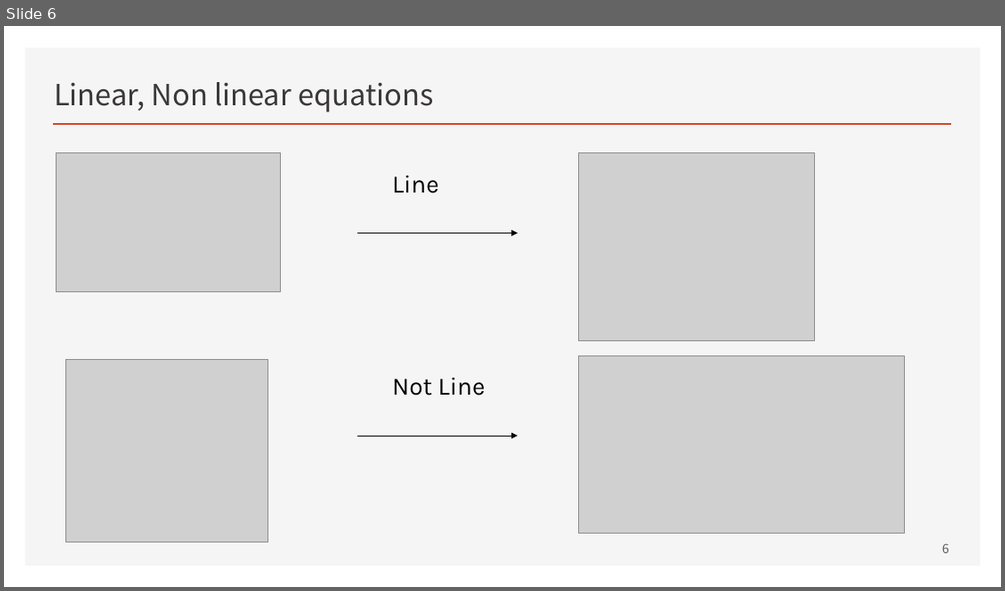
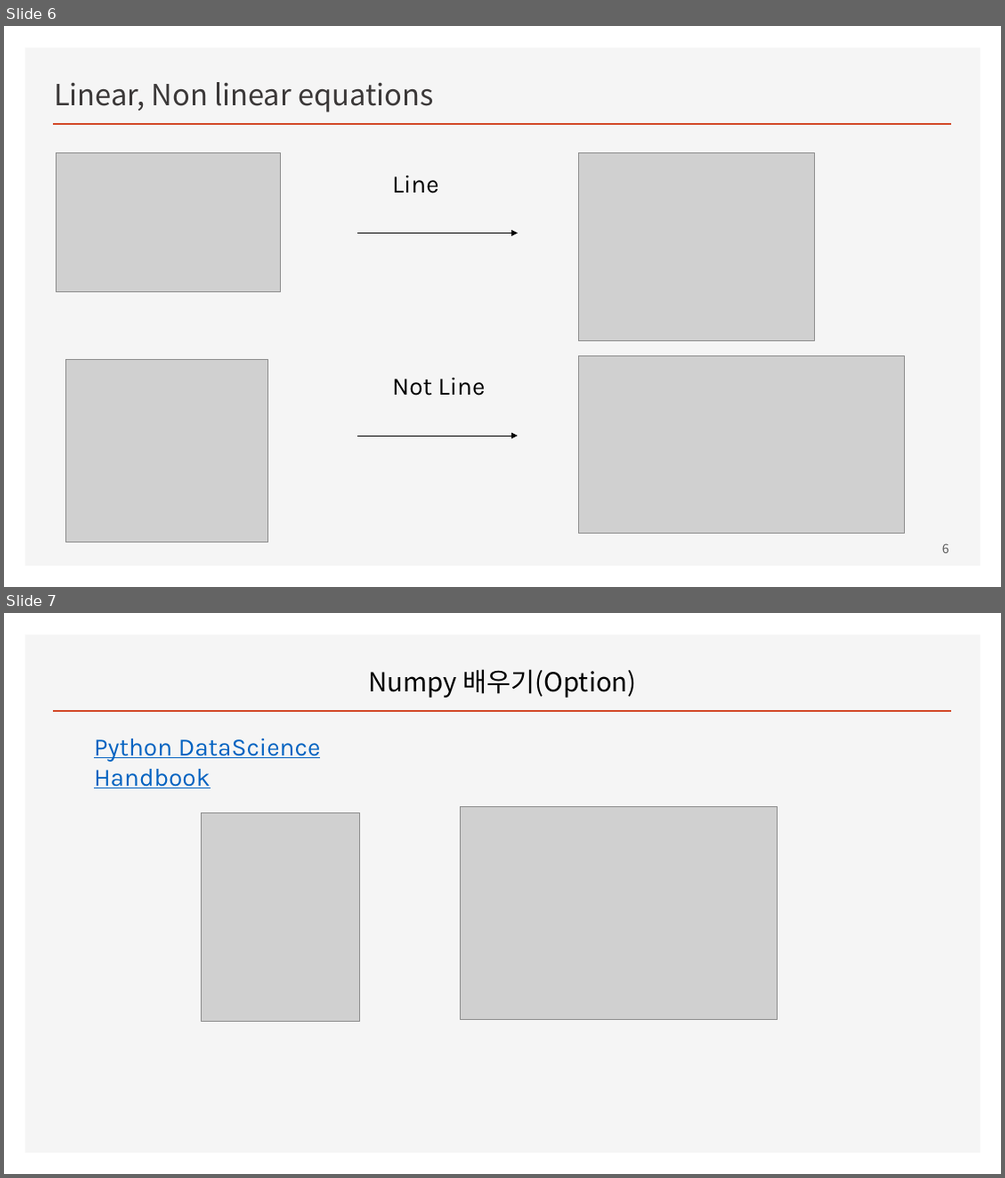
Before and after one commit to ancestor9/mathematics-for-machine-learning, a slide deck: w1_w2_System_of_Linear_Equations.pptx. Shown one above the other, each under a label of ours: slide 6 before the commit, slides 6 and 7 after it. The pictures are 1005x591 and 1005x1178 pixels, drawn with LibreOffice and Linux fonts; fonts in the diff are those of the drawing; grey boxes stand for pictures; background and template pictures are left out. Boxes give left, top, right and bottom in pixels: in the first picture for what was removed or moved away, otherwise in the second. Text is boxed around its words. In the diff, an @@ line names an element or a change of style, - is before the commit and + after.

```diff
--- a/w1_w2_System_of_Linear_Equations.pptx
+++ b/w1_w2_System_of_Linear_Equations.pptx
@@ slide 7 added at [4,613,1001,1174], background picture (left out); not listed: 2 template elements that a slide beside it also shows @@
@@ title added at [368,669,636,698], 25.2 pt, text #000000 @@
+Numpy 배우기(Option)
@@ text added at [94,738,321,788], 24 pt, text #0563C1, underline @@
+Python DataScience Handbook
@@ picture added at [202,813,359,1022] @@
@@ picture added at [461,806,777,1020] @@
```
Also in this commit, not shown: 6 other slides added, 2 slides removed, 2 other files.
